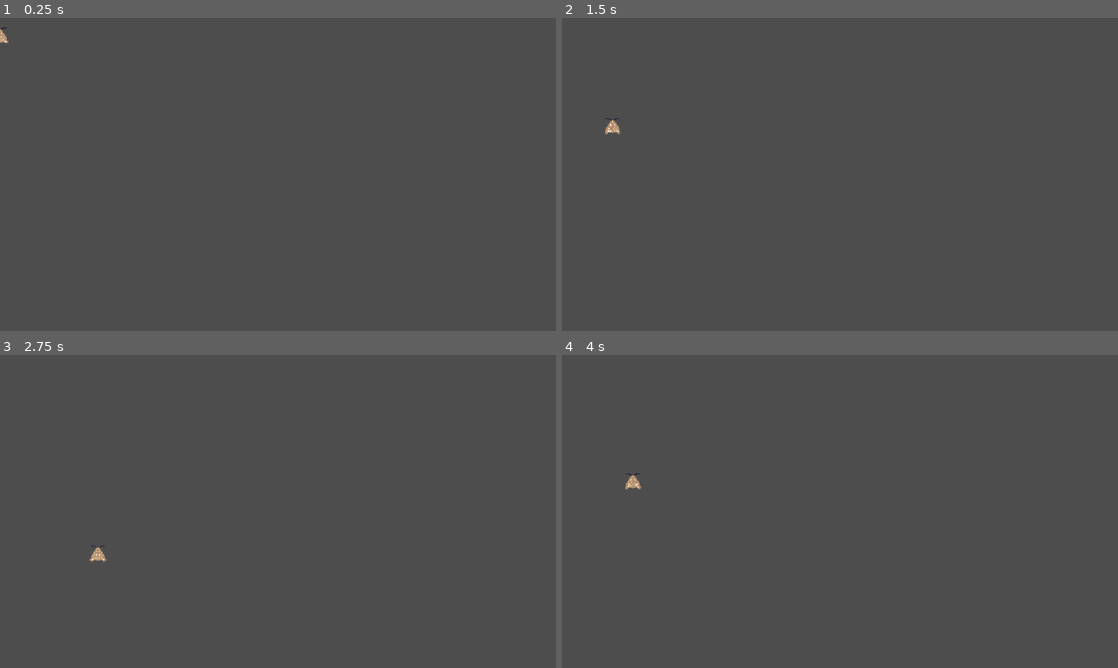
Above: before the commit, frames 1-4 (two rows, left to right).
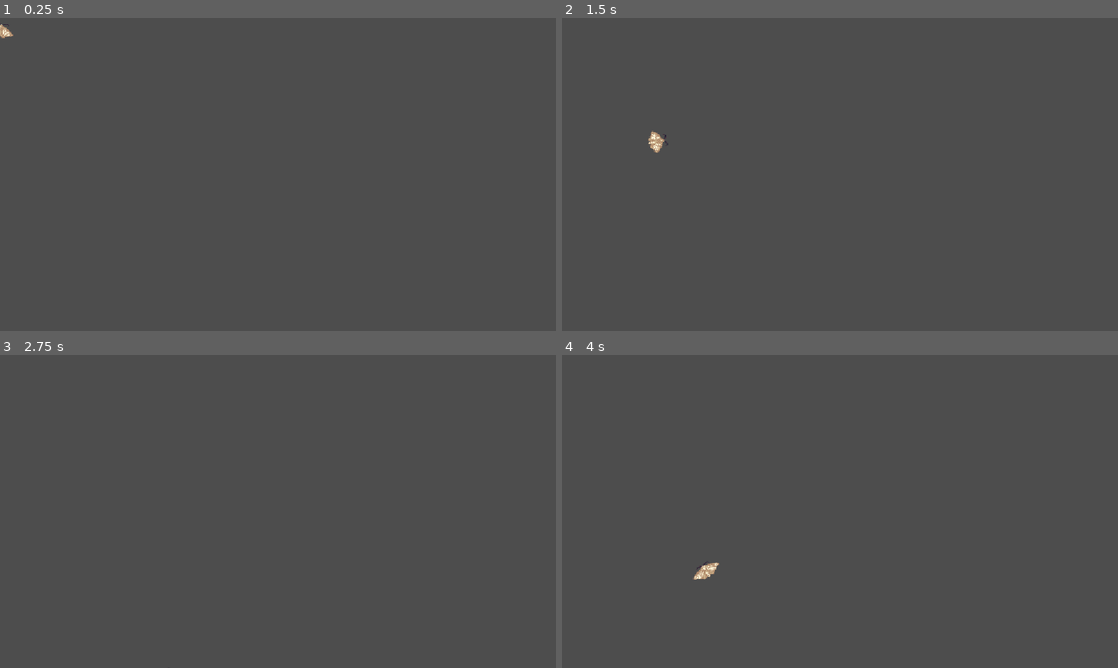
Above: after the commit, the same moments.

Repository: Vsbs14/Moth
Game: Godot game, scene res://Scenes/test.tscn
Same seed, same stepped clock (60 frames per second), same inputs: the game is played once before the commit and once after it.
Inputs:
- Up to frame 1 (0.25 s): no input
- Up to frame 2 (1.5 s): hold D (move_right) 0.53-1.28 s; hold Down (ui_down) from 1.28 s (still down)
- Up to frame 3 (2.75 s): release Down (ui_down) at 2.03 s; hold D (move_right) from 2.03 s (still down)
- Up to frame 4 (4 s): release D (move_right) at 2.78 s; hold W (fly_up) 2.78-3.53 s; hold A (move_left) from 3.53 s (still down)

The runs differ from the first frame. In frame 1, less than 0.1% of the frame differs, in the area x 0-3%, y 2-8%; in frame 2, 0.2%; in frame 3, less than 0.1%; in frame 4, 0.2%, in the area x 11-29%, y 37-72%.

Commit message:
Moth movement [still buggy]

Diff:
--- a/moth/Scenes/test.tscn
+++ b/moth/Scenes/test.tscn
@@ -22,6 +22,18 @@
 [sub_resource type="AtlasTexture" id="AtlasTexture_5wyu1"]
 atlas = ExtResource("2_8od7v")
 region = Rect2(256, 0, 64, 64)
+
+[sub_resource type="AtlasTexture" id="AtlasTexture_8od7v"]
+atlas = ExtResource("2_8od7v")
+region = Rect2(192, 0, 64, 64)
+
+[sub_resource type="AtlasTexture" id="AtlasTexture_2cgwh"]
+atlas = ExtResource("2_8od7v")
+region = Rect2(128, 0, 64, 64)
+
+[sub_resource type="AtlasTexture" id="AtlasTexture_iaow0"]
+atlas = ExtResource("2_8od7v")
+region = Rect2(64, 0, 64, 64)
 
 [sub_resource type="AtlasTexture" id="AtlasTexture_0c07c"]
 atlas = ExtResource("2_8od7v")
@@ -51,6 +63,20 @@
 }, {
 "frames": [{
 "duration": 1.0,
+"texture": SubResource("AtlasTexture_8od7v")
+}, {
+"duration": 1.0,
+"texture": SubResource("AtlasTexture_2cgwh")
+}, {
+"duration": 1.0,
+"texture": SubResource("AtlasTexture_iaow0")
+}],
+"loop": 1,
+"name": &"flutter",
+"speed": 5.0
+}, {
+"frames": [{
+"duration": 1.0,
 "texture": SubResource("AtlasTexture_0c07c")
 }],
 "loop": 1,
@@ -67,7 +93,7 @@
 
 [node name="AnimatedSprite2D" type="AnimatedSprite2D" parent="Moth" unique_id=783714042]
 sprite_frames = SubResource("SpriteFrames_qc4db")
-animation = &"glide"
+animation = &"flutter"
 
 [node name="CollisionShape2D" type="CollisionShape2D" parent="Moth" unique_id=1817213109]
 shape = SubResource("RectangleShape2D_xux64")
--- a/moth/Scripts/moth.gd
+++ b/moth/Scripts/moth.gd
@@ -1,34 +1,110 @@
 extends CharacterBody2D
 
-@export var climb_speed := 300.0
-@export var glide_fall_speed := 150.0
-@export var steer_speed := 200.0
-@export var steer_penalty := 0.7  # slower while steering
+@export_group("Flight Dynamics")
+@export var climb_speed := 340.0
+@export var climb_accel := 14.0
+@export var glide_speed := 160.0
+@export var dive_speed := 460.0
+@export var fall_accel := 9.0
+@export var steer_speed := 260.0
+@export var steer_accel := 12.0
+
+@export_group("Tilt")
+@export var climb_pitch_deg := -25.0       # Slight upward pitch when flapping
+@export var glide_pitch_deg := 15.0        # Gentle downward tilt while drifting
+@export var dive_pitch_deg := 80.0         # Sharp, dramatic nose-down dive
+@export var bank_deg := 18.0               # Extra tilt when leaning into a turn
+@export var rot_smooth := 14.0
+
+@export_group("Stamina")
 @export var max_stamina := 100.0
-@export var stamina_drain := 30.0
-@export var stamina_regen := 20.0
+@export var stamina_drain := 35.0
+@export var stamina_regen := 25.0
 
 var stamina := max_stamina
+var is_exhausted := false
+
+@onready var sprite: AnimatedSprite2D = $AnimatedSprite2D
 
 func _physics_process(delta: float) -> void:
-	var steering := Input.get_axis("move_left", "move_right")
-	var climbing := Input.is_action_pressed("fly_up") and stamina > 0.0
+	var steer_input := Input.get_axis("move_left", "move_right")
+	var climb_pressed := Input.is_action_pressed("fly_up")
+	var dive_pressed := Input.is_action_pressed("ui_down")
 
-	if climbing:
-		velocity.y = -climb_speed
-		stamina -= stamina_drain * delta
+	# 1. Stamina (Gated Recovery)
+	if stamina <= 0.0:
+		is_exhausted = true
+	elif stamina >= max_stamina * 0.3:
+		is_exhausted = false
+
+	var is_climbing := climb_pressed and not is_exhausted
+	var is_diving := dive_pressed and not is_climbing
+
+	if is_climbing:
+		stamina = max(0.0, stamina - stamina_drain * delta)
 	else:
-		velocity.y = glide_fall_speed
-		stamina = min(stamina + stamina_regen * delta, max_stamina)
+		stamina = min(max_stamina, stamina + stamina_regen * delta)
 
-	var horizontal_speed := steer_speed
-	if steering != 0:
-		horizontal_speed *= steer_penalty
-	velocity.x = steering * horizontal_speed
+	# 2. Vertical Velocity
+	var target_vy: float
+	var y_accel: float
 
-	if climbing:
-		$AnimatedSprite2D.play("climb")
+	if is_climbing:
+		target_vy = -climb_speed
+		y_accel = climb_accel
+	elif is_diving:
+		target_vy = dive_speed
+		y_accel = fall_accel * 1.5
 	else:
-		$AnimatedSprite2D.play("glide")
+		target_vy = glide_speed
+		y_accel = fall_accel
+
+	velocity.y = move_toward(velocity.y, target_vy, y_accel * 100.0 * delta)
+
+	# 3. Horizontal Speed (Faster during dives, tighter while climbing)
+	var speed_mod := 1.4 if is_diving else (0.8 if is_climbing else 1.0)
+	var target_vx := steer_input * steer_speed * speed_mod
+	velocity.x = move_toward(velocity.x, target_vx, steer_accel * 100.0 * delta)
+
+	# 4. Direction & Pitch
+	if steer_input != 0:
+		# Flip only when actively steering and maintain last facing direction
+		sprite.flip_h = steer_input < 0
+
+	# Base pitch decided purely by intent state
+	var base_pitch := glide_pitch_deg
+	if is_climbing:
+		base_pitch = climb_pitch_deg
+	elif is_diving:
+		base_pitch = dive_pitch_deg
+
+	# Add bank roll: leaning forward/downward in the direction of flight
+	var bank := steer_input * bank_deg if not sprite.flip_h else -steer_input * bank_deg
+	var target_angle := deg_to_rad(base_pitch + bank)
+
+	# Symmetrical pitch adjustment when facing left
+	if sprite.flip_h:
+		target_angle = -target_angle
+
+	sprite.rotation = lerp_angle(sprite.rotation, target_angle, rot_smooth * delta)
+
+	# 5. Procedural Squash & Stretch
+	var target_scale_y := 1.0
+	var target_scale_x := 1.0
+	if is_climbing:
+		target_scale_y = 1.15  # Stretch vertically during flap
+		target_scale_x = 0.88
+	elif is_diving:
+		target_scale_y = 1.25  # Streamline stretch during steep dive
+		target_scale_x = 0.80
+
+	sprite.scale.x = move_toward(sprite.scale.x, target_scale_x, 3.0 * delta)
+	sprite.scale.y = move_toward(sprite.scale.y, target_scale_y, 3.0 * delta)
+
+	# 6. Animations
+	if is_climbing:
+		sprite.play("climb")
+	else:
+		sprite.play("flutter")
 
 	move_and_slide()
